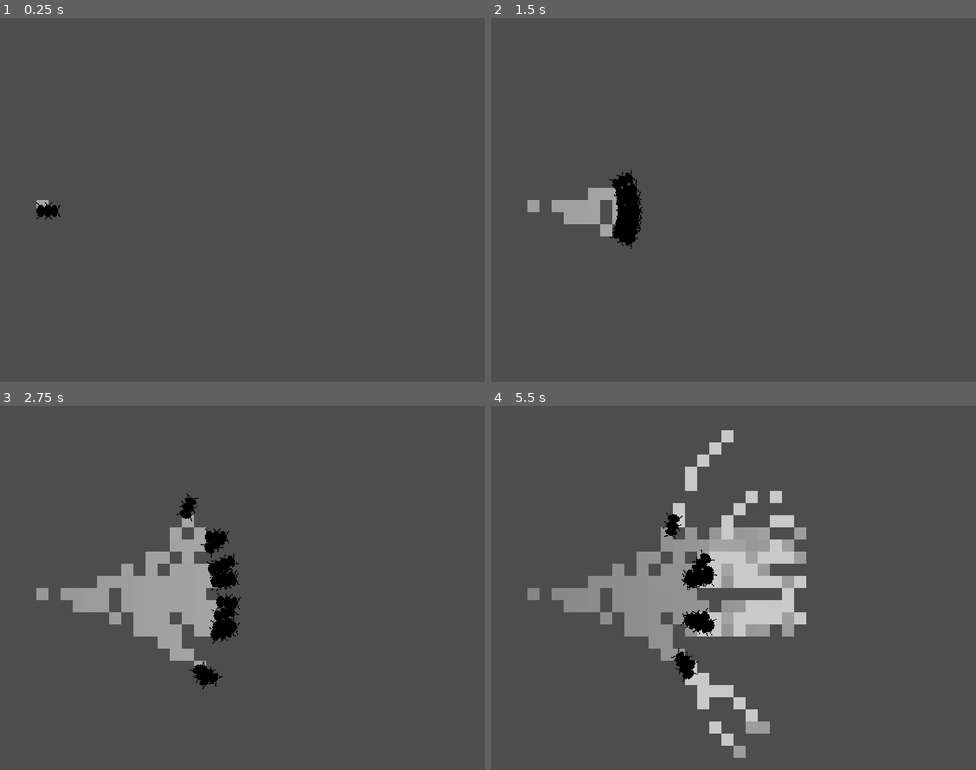
Above: before the commit, frames 1-4 (two rows, left to right).
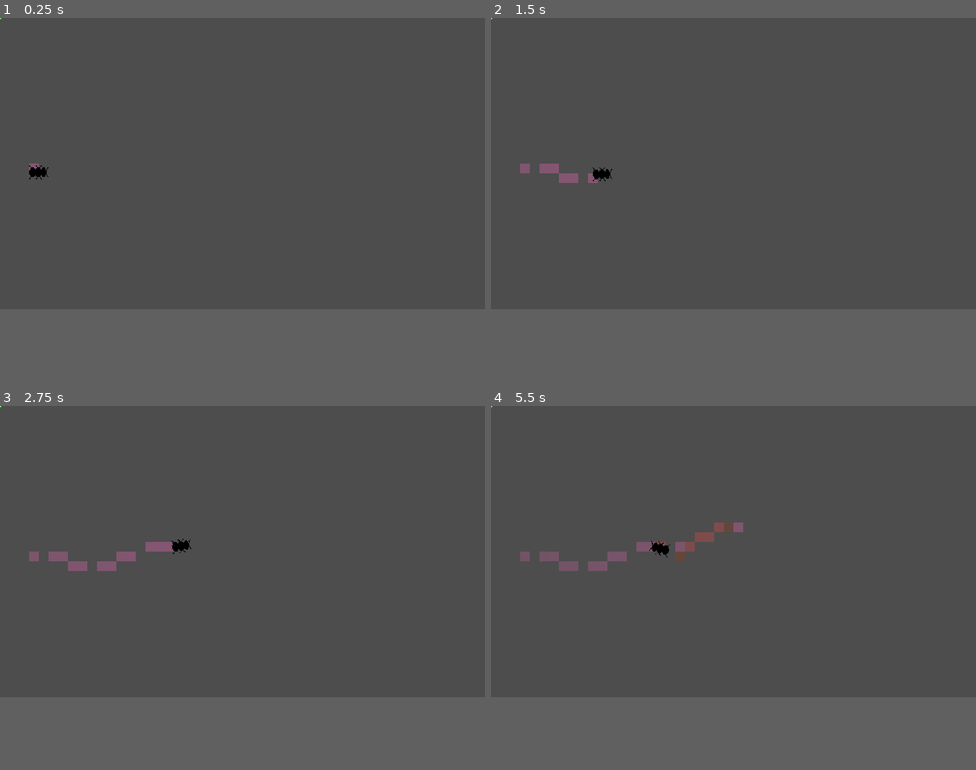
Above: after the commit, the same moments.

Repository: Guzel2/semester-6
Game: Godot game, scene res://scenes/main.tscn
Two runs of this game, one before a commit and one after it. Both use one fixed random seed, a clock stepped at 60 frames per second and the inputs below.
Inputs:
- Up to frame 1 (0.25 s): no input
- Up to frame 2 (1.5 s): no input
- Up to frame 3 (2.75 s): no input
- Up to frame 4 (5.5 s): no input
In our replay, the window is 800x600 before the commit and 800x480 after it. These sizes can differ from the game's own. Grey fills any space a smaller window leaves; there, only what the larger window draws over its background counts as a difference.

The runs differ from the first frame. In frame 1, 0.3% of the frame differs, in the area x 0-13%, y 0-56%; in frame 2, 2.3%; in frame 3, 7.3%; in frame 4, 13%, in the area x 0-65%, y 0-97%.

Commit message:
added plakat updated prototyp

Diff:
--- a/bachelor_project/project.godot
+++ b/bachelor_project/project.godot
@@ -21,9 +21,9 @@
 
 [display]
 
-window/size/viewport_width=400
+window/size/viewport_width=500
 window/size/viewport_height=300
-window/size/window_width_override=800
+window/size/window_width_override=1000
 window/size/window_height_override=600
 window/stretch/mode="canvas_items"
 
--- /dev/null
+++ b/bachelor_project/scenes/food_visual.tscn
@@ -0,0 +1,10 @@
+[gd_scene load_steps=3 format=3 uid="uid://dd54av2e0qe4n"]
+
+[ext_resource type="Texture2D" uid="uid://cuo6piwekntce" path="res://sprites/white_pixel.png" id="1_kdlpq"]
+[ext_resource type="Script" path="res://scripts/food_visual.gd" id="2_2g1g2"]
+
+[node name="food_visual" type="Sprite2D"]
+modulate = Color(0.458667, 1, 0.44, 1)
+texture = ExtResource("1_kdlpq")
+centered = false
+script = ExtResource("2_2g1g2")
--- a/bachelor_project/scenes/main.tscn
+++ b/bachelor_project/scenes/main.tscn
@@ -1,15 +1,22 @@
-[gd_scene load_steps=5 format=3 uid="uid://puvpfcxmikuf"]
+[gd_scene load_steps=7 format=3 uid="uid://puvpfcxmikuf"]
 
 [ext_resource type="Script" path="res://scripts/scent_manager.gd" id="1_qgrk3"]
 [ext_resource type="PackedScene" uid="uid://xboah7if72qt" path="res://scenes/scent_visual.tscn" id="2_2svqb"]
 [ext_resource type="Script" path="res://scripts/ant_manager.gd" id="2_enl3e"]
 [ext_resource type="PackedScene" uid="uid://dk16lawoyxbc8" path="res://scenes/ant.tscn" id="3_o5lse"]
+[ext_resource type="Script" path="res://scripts/food_manager.gd" id="3_y4ur8"]
+[ext_resource type="PackedScene" uid="uid://dd54av2e0qe4n" path="res://scenes/food_visual.tscn" id="4_3pryx"]
 
 [node name="main" type="Node2D"]
 
 [node name="scent_manager" type="Node2D" parent="."]
 script = ExtResource("1_qgrk3")
 scent_visual_scene = ExtResource("2_2svqb")
+
+[node name="food_manager" type="Node2D" parent="."]
+script = ExtResource("3_y4ur8")
+
+[node name="food_visual" parent="food_manager" instance=ExtResource("4_3pryx")]
 
 [node name="ant_manager" type="Node2D" parent="." node_paths=PackedStringArray("scent_manager")]
 script = ExtResource("2_enl3e")
@@ -18,59 +25,3 @@
 [node name="ant" parent="ant_manager" node_paths=PackedStringArray("ant_manager") instance=ExtResource("3_o5lse")]
 position = Vector2(25, 159)
 ant_manager = NodePath("..")
-
-[node name="ant2" parent="ant_manager" node_paths=PackedStringArray("ant_manager") instance=ExtResource("3_o5lse")]
-position = Vector2(25, 159)
-ant_manager = NodePath("..")
-
-[node name="ant3" parent="ant_manager" node_paths=PackedStringArray("ant_manager") instance=ExtResource("3_o5lse")]
-position = Vector2(25, 159)
-ant_manager = NodePath("..")
-
-[node name="ant4" parent="ant_manager" node_paths=PackedStringArray("ant_manager") instance=ExtResource("3_o5lse")]
-position = Vector2(25, 159)
-ant_manager = NodePath("..")
-
-[node name="ant5" parent="ant_manager" node_paths=PackedStringArray("ant_manager") instance=ExtResource("3_o5lse")]
-position = Vector2(25, 159)
-ant_manager = NodePath("..")
-
-[node name="ant6" parent="ant_manager" node_paths=PackedStringArray("ant_manager") instance=ExtResource("3_o5lse")]
-position = Vector2(25, 159)
-ant_manager = NodePath("..")
-
-[node name="ant7" parent="ant_manager" node_paths=PackedStringArray("ant_manager") instance=ExtResource("3_o5lse")]
-position = Vector2(25, 159)
-ant_manager = NodePath("..")
-
-[node name="ant8" parent="ant_manager" node_paths=PackedStringArray("ant_manager") instance=ExtResource("3_o5lse")]
-position = Vector2(25, 159)
-ant_manager = NodePath("..")
-
-[node name="ant9" parent="ant_manager" node_paths=PackedStringArray("ant_manager") instance=ExtResource("3_o5lse")]
-position = Vector2(25, 159)
-ant_manager = NodePath("..")
-
-[node name="ant10" parent="ant_manager" node_paths=PackedStringArray("ant_manager") instance=ExtResource("3_o5lse")]
-position = Vector2(25, 159)
-ant_manager = NodePath("..")
-
-[node name="ant11" parent="ant_manager" node_paths=PackedStringArray("ant_manager") instance=ExtResource("3_o5lse")]
-position = Vector2(25, 159)
-ant_manager = NodePath("..")
-
-[node name="ant12" parent="ant_manager" node_paths=PackedStringArray("ant_manager") instance=ExtResource("3_o5lse")]
-position = Vector2(25, 159)
-ant_manager = NodePath("..")
-
-[node name="ant13" parent="ant_manager" node_paths=PackedStringArray("ant_manager") instance=ExtResource("3_o5lse")]
-position = Vector2(25, 159)
-ant_manager = NodePath("..")
-
-[node name="ant14" parent="ant_manager" node_paths=PackedStringArray("ant_manager") instance=ExtResource("3_o5lse")]
-position = Vector2(25, 159)
-ant_manager = NodePath("..")
-
-[node name="ant15" parent="ant_manager" node_paths=PackedStringArray("ant_manager") instance=ExtResource("3_o5lse")]
-position = Vector2(25, 159)
-ant_manager = NodePath("..")
--- /dev/null
+++ b/bachelor_project/scripts/food.gd
@@ -0,0 +1,26 @@
+class_name Food
+extends Object
+
+var max_food = 10.0
+var remaining_food = max_food
+
+func remove_food():
+	pass
+
+func consume_food(value: float) -> float:
+	remaining_food -= value
+
+	if remaining_food < 0:
+		return value + remaining_food
+
+	return value
+
+func add_food(value: float) -> float:
+	remaining_food += value
+
+	if remaining_food > max_food:
+		var consumed_food = value - (remaining_food - max_food)
+		remaining_food = max_food
+		return consumed_food
+
+	return value
--- /dev/null
+++ b/bachelor_project/scripts/food_manager.gd
@@ -0,0 +1,56 @@
+extends Node2D
+
+@export var cell_size : int = 10
+@export var grid_size : int = 100
+
+@export var food_visual_scene : PackedScene
+
+var food_list = []
+
+func _ready() -> void:
+	for x in grid_size:
+		var line = []
+		for y in grid_size:
+			line.append(null)
+		food_list.append(line)
+
+func consume_food(pos: Vector2i, value: float) -> float:
+	var local_pos = global_pos_to_local_pos(pos)
+
+	if (local_pos.x < 0 or local_pos.x > grid_size) or (local_pos.y < 0 or local_pos.y > grid_size):
+		push_warning("Ant out of grid at: ", pos)
+		return 0
+
+	var food = food_list[local_pos.x][local_pos.y] as Food
+	var return_value = food.consume_food(value)
+
+	if return_value < value:
+		remove_food(local_pos.x, local_pos.y, food)
+
+	return return_value
+
+func add_food(pos: Vector2i, value: float) -> float:
+	var local_pos = global_pos_to_local_pos(pos)
+
+	if (local_pos.x < 0 or local_pos.x > grid_size) or (local_pos.y < 0 or local_pos.y > grid_size):
+		push_warning("Ant out of grid at: ", pos)
+		return 0
+
+	var food = food_list[local_pos.x][local_pos.y] as Food
+	var return_value = food.add_food(value)
+
+	if return_value < value:
+		remove_food(local_pos.x, local_pos.y, food)
+
+	return return_value
+
+func global_pos_to_local_pos(pos: Vector2) -> Vector2i:
+	pos /= cell_size
+	return pos
+
+func update_food_visual():
+	pass
+
+func remove_food(x: int, y: int, food: Food):
+	food.remove_food()
+	food_list[x][y] = null
--- /dev/null
+++ b/bachelor_project/scripts/food_visual.gd
@@ -0,0 +1,8 @@
+class_name FoodVisual
+extends Sprite2D
+
+var max_food = 10.0
+var remaining_food = max_food
+
+func _process(delta):
+	modulate.a = remaining_food / max_food
--- a/bachelor_project/scripts/scent_manager.gd
+++ b/bachelor_project/scripts/scent_manager.gd
@@ -19,6 +19,11 @@
 
 func get_scent(pos: Vector2) -> Scent:
 	var local_pos = global_pos_to_local_pos(pos)
+
+	if (local_pos.x < 0 or local_pos.x > grid_size) or (local_pos.y < 0 or local_pos.y > grid_size):
+		push_warning("Ant out of grid at: ", pos)
+		return null
+
 	return scent_list[local_pos.x][local_pos.y]
 
 func get_scent_local(pos: Vector2i) -> Scent:
@@ -43,12 +48,21 @@
 	scent_list[local_pos.x][local_pos.y] = new_scent
 
 	if visualize_scent:
-		spawn_scent_visual(local_pos)
+		spawn_scent_visual(local_pos, type)
 
-func spawn_scent_visual(pos: Vector2):
+func spawn_scent_visual(pos: Vector2, type: EnumManager.scent_types):
 	var scene = scent_visual_scene.instantiate() as ScentVisual
 	scene.position = pos * cell_size
 	scene.scale *= cell_size
+
+	match type:
+		EnumManager.scent_types.home:
+			scene.modulate = Color.from_hsv(.90, .5, .75)
+		EnumManager.scent_types.food:
+			scene.modulate = Color.from_hsv(.35, .6, .7)
+		EnumManager.scent_types.danger:
+			scene.modulate = Color.from_hsv(.05, .7, .5)
+
 	add_child(scene)
 
 func global_pos_to_local_pos(pos: Vector2) -> Vector2i:
Not shown, changed: Anfangs_Stuff_und_fakten/termine.txt
Not shown, changed: karin_kram/plakat.indd
Not shown, added: karin_kram/screen_shots/ant.png
Not shown, added: karin_kram/screen_shots/ants.png
Not shown, added: karin_kram/screen_shots/fuji.png
Not shown, added: karin_kram/screen_shots/second_prototyp_0.png
Not shown, added: karin_kram/screen_shots/second_prototyp_1.png
Not shown, added: karin_kram/screen_shots/squirrel.png
